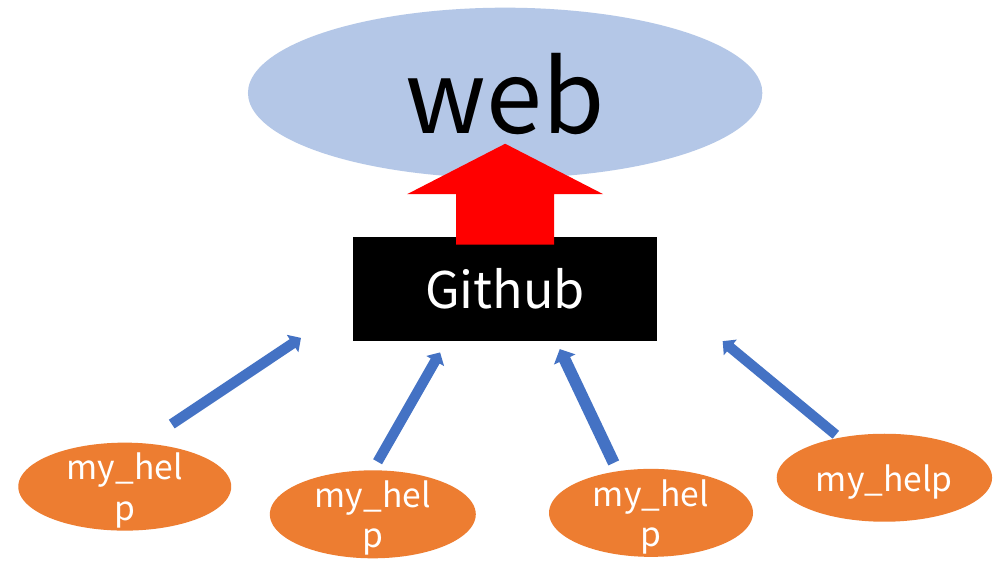
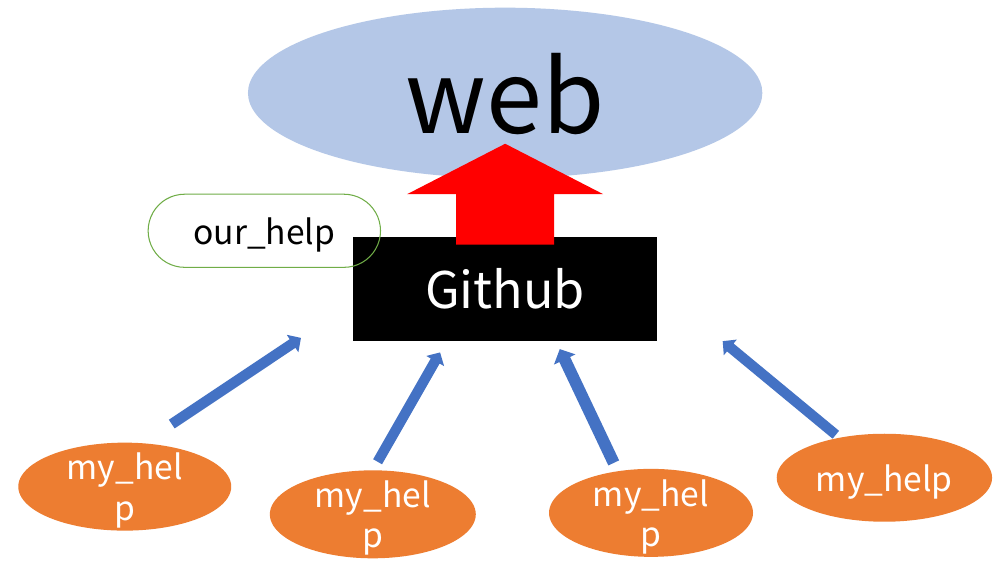
Before and after one commit to daddygongon/my_help, a slide deck: slide 10 of docs/tomoko/midterm_presen/mid_presen.pptx (slide 11 before the commit). Drawn at 1008x567 pixels with LibreOffice and Linux fonts; fonts in the diff are those of the drawing. Boxes give left, top, right and bottom in pixels: in the first picture for what was removed or moved away, otherwise in the second. Text is boxed around its words. In the diff, an @@ line names an element or a change of style, - is before the commit and + after.

```diff
--- a/docs/tomoko/midterm_presen/mid_presen.pptx
+++ b/docs/tomoko/midterm_presen/mid_presen.pptx
@@ rounded rectangle added at bbox=[148, 194, 380, 268], outline #70AD47 1 pt, 32 pt, text #000000 @@
+our_help
```
Also in this commit, not shown: 3 other slides changed, 1 slide added, 1 slide removed, 3 other files.
